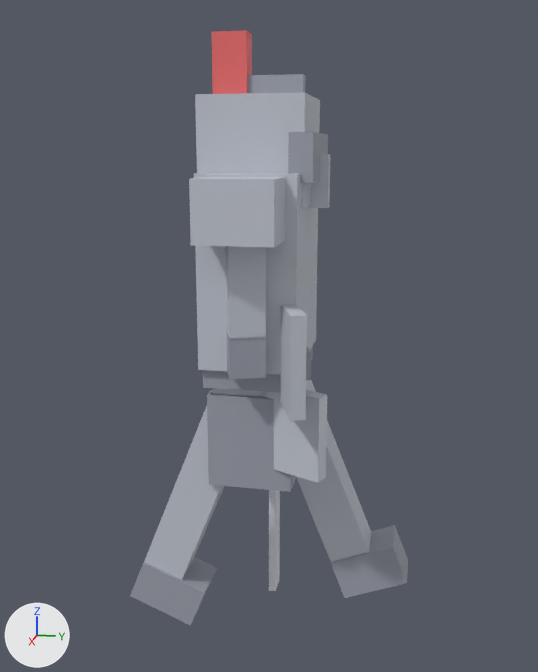
The glTF model assets/models/knight_class.glb, before and after one commit.
One viewpoint serves both versions: a 50 mm camera at (2.63, 0.55, 0.7) aimed at (0.01, 0.03, 0.04). Arrows for +X, +Y and +Z are at lower left; the lights stay in place. The picture after the commit comes second. Where no turn or scale is listed for an object, it has been applied to the vertices.

In view in the first picture: 'armmR', 'bootL', 'bootR', 'helm', 'legbL', 'legbR', 'pauldR', 'plume', 'shieldL', 'shieldU', 'skirt', 'torso' and 7 more.
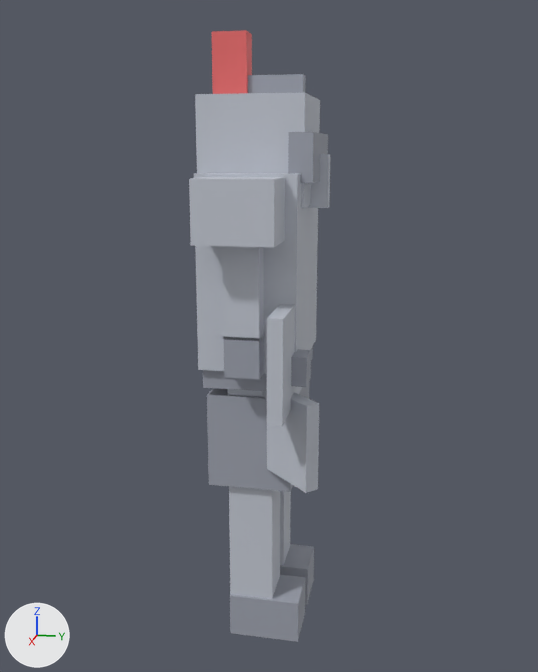
ob_armr is not drawn itself; it is the parent of ob_armmr, ob_handr.
ob_legl is not drawn itself; it is the parent of ob_bootl, ob_legbl.
ob_legr is not drawn itself; it is the parent of ob_bootr, ob_legbr.

What the commit changed:
Object 'armR' (ob_armr) turns from (0, 0, 20) to (0, 0, 0) degrees about x, y and z.
Object 'legL' (ob_legl) turns from (22, 0, 0) to (0, 0, 0) degrees about x, y and z.
Object 'legR' (ob_legr) turns from (-22, 0, 0) to (0, 0, 0) degrees about x, y and z.

Pixel boxes (x1, y1, x2, y2) of what changed, in the pictures (538 x 672 px):
'legbR', turned
    before: (144, 388, 261, 580)
    after: (228, 389, 280, 599)
'bootR', turned
    before: (130, 557, 217, 625)
    after: (230, 575, 305, 642)
'legbL', turned
    before: (296, 380, 371, 562)
    after: (280, 491, 291, 565)
'shieldL', turned
    before: (260, 390, 327, 483)
    after: (262, 391, 319, 493)
'shieldU', turned
    before: (280, 305, 307, 421)
    after: (267, 305, 302, 426)
'bootL', turned
    before: (331, 525, 408, 598)
    after: (280, 544, 314, 605)
'armmR', turned
    before: (225, 246, 266, 341)
    after: (222, 246, 264, 341)
'handmR', turned
    before: (227, 336, 266, 379)
    after: (223, 336, 264, 379)
'shieldBoss', turned
    before: (306, 346, 311, 381)
    after: (291, 349, 311, 387)
